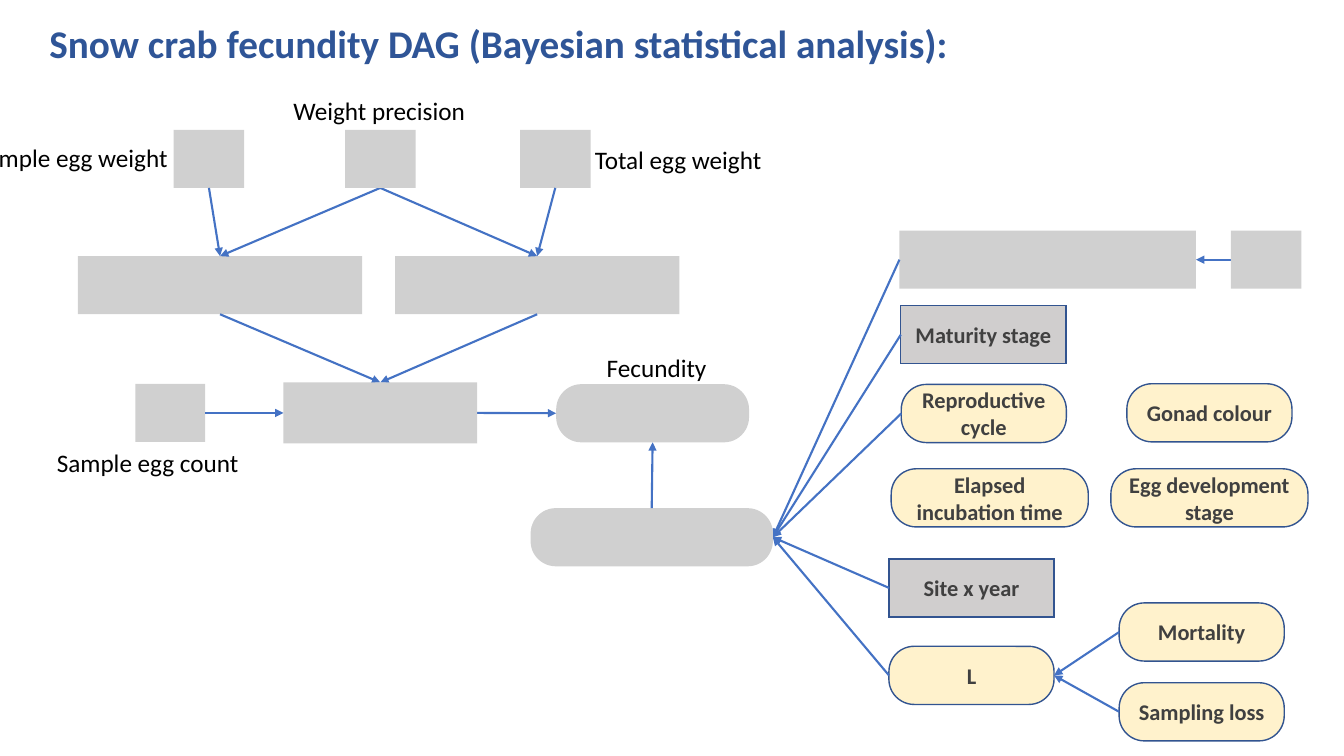
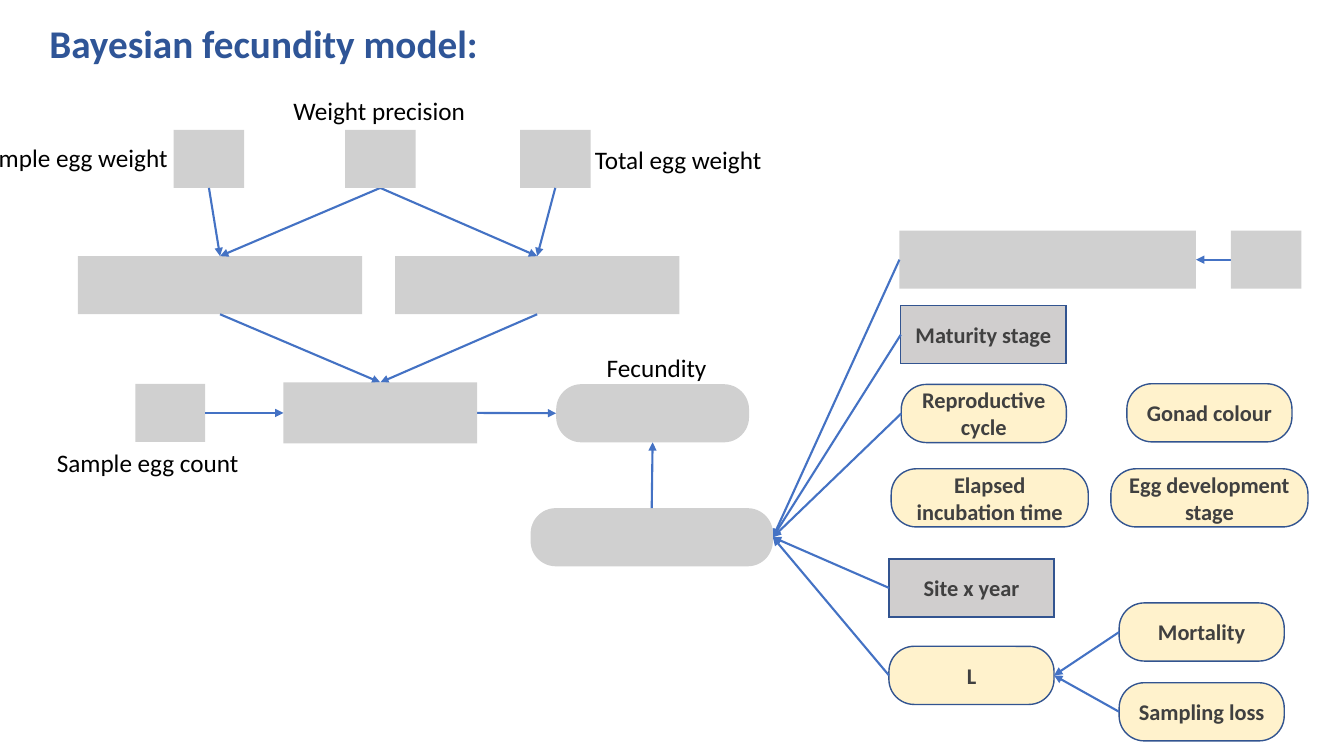
Before and after one commit to TobieSurette/snow-crab-fecundity, a slide deck: slide 15 of doc/Fecundity DAG.pptx (slide 3 before the commit). Drawn at 1344x756 pixels with LibreOffice and Linux fonts; fonts in the diff are those of the drawing; grey boxes stand for pictures. Boxes give left, top, right and bottom in pixels: in the first picture for what was removed or moved away, otherwise in the second. Text is boxed around its words. In the diff, an @@ line names an element or a change of style, - is before the commit and + after.

```diff
--- a/doc/Fecundity DAG.pptx
+++ b/doc/Fecundity DAG.pptx
@@ text at <box>49,30,478,64</box>: text changed @@
-Snow crab fecundity DAG (Bayesian statistical analysis):
+Bayesian fecundity model:
```
Also in this commit, not shown: 2 other slides changed, 12 slides added, 20 other files.
